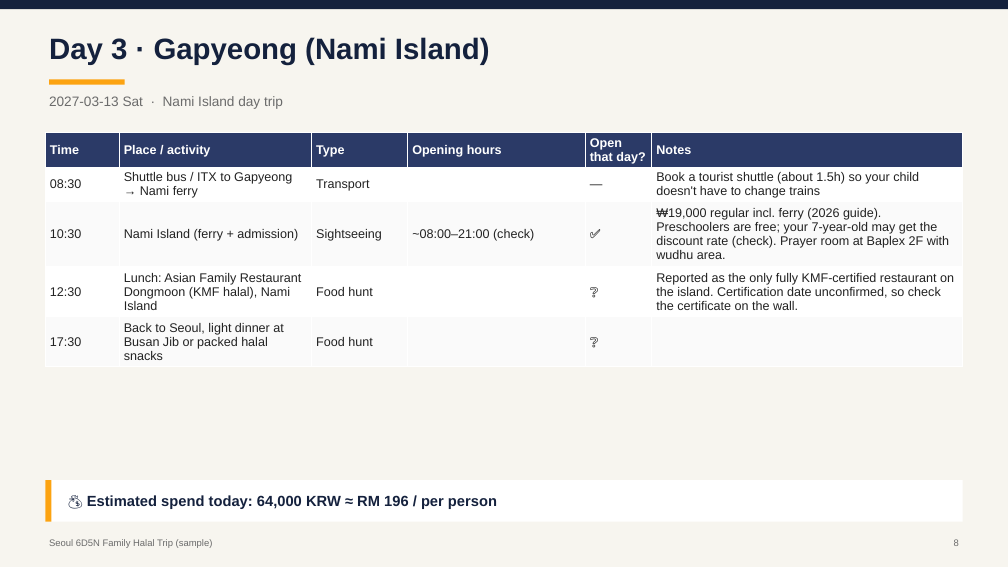
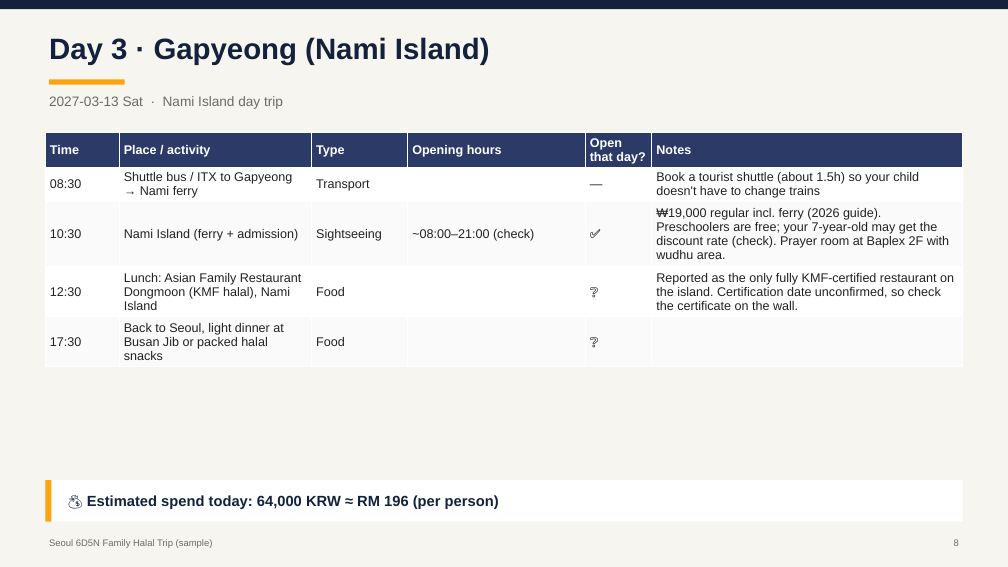
Before and after one commit to willietengg/malaysian-travel, a slide deck: slide 8 of examples/Seoul-6D-family-halal-sample.pptx. Drawn at 1008x567 pixels with LibreOffice and Linux fonts; fonts in the diff are those of the drawing. Boxes give left, top, right and bottom in pixels: in the first picture for what was removed or moved away, otherwise in the second. Text is boxed around its words. In the diff, an @@ line names an element or a change of style, - is before the commit and + after.

```diff
--- a/examples/Seoul-6D-family-halal-sample.pptx
+++ b/examples/Seoul-6D-family-halal-sample.pptx
@@ table at (x1=45, y1=132, x2=963, y2=364) @@
-row 4, column 3: Food hunt
+row 4, column 3: Food
-row 5, column 3: Food hunt
+row 5, column 3: Food
@@ text at (x1=87, y1=495, x2=499, y2=509): text changed @@
-💰 Estimated spend today: 64,000 KRW ≈ RM 196 / per person
+💰 Estimated spend today: 64,000 KRW ≈ RM 196 (per person)
```
Also in this commit, not shown: 13 other slides changed, 1 slide added, 1 slide removed, 24 other files.
